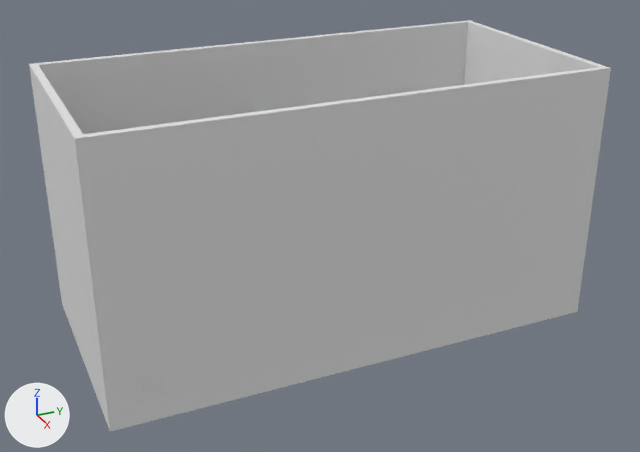
An edit to the Blender file src/pouch-tray.blend, drawn before and after from the same camera.
Rendered twice from a 50 mm lens placed at (201.4, -89.9, 126.2), pointed at (3.5, -0.9, 27.3). Arrows for +X, +Y and +Z are at lower left; the lights stay in place.
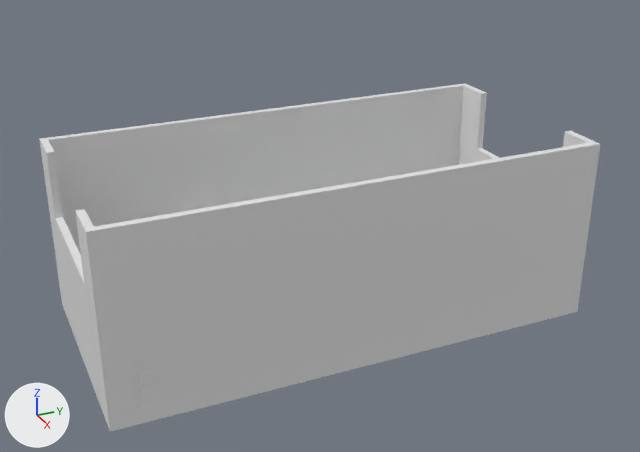
Boxes [x1, y1, x2, y2] around the edits, measured in the pictures (640 x 452 px):
'Cube.003', reshaped, moved, rescaled (15% shorter): before [29, 20, 611, 432]; after [39, 83, 600, 432]
part 1 of me_cube_023, added: after [39, 83, 468, 299]
part 2 of me_cube_023, added: after [458, 85, 595, 165]
part 3 of me_cube_023, added: after [41, 140, 107, 418]
part 4 of me_cube_023, deleted: before [37, 21, 468, 134]
part 5 of me_cube_023, built on: before [29, 20, 611, 284]; after [84, 142, 600, 235]

Edits to the bpy script that builds the scene:
```text
Change me_cube_023:
    used by ob_cube_003; location = (31.0, 0.0, 36.0); scale = (1.0, 64.0, 34.0)
    remove me_cube_023.from_pydata(...)  # 75 vertices, 54 faces; spans x -63.0..1.0, y -1.0..1.0, z -1.1..1.0
    add me_cube_023.from_pydata(...)  # 1237 vertices, 829 faces; spans x -1.0..1.0, y -1.0..1.0, z -1.0..49.0
    me_cube_023 part 1: a new loose piece, a box spanning x -1.0..-0.938, y -1.0..1.0, z 1.0..49.0
    me_cube_023 part 2: a new loose piece of 16 vertices spanning x -0.9..0.9, y 1.0, z 1.0..49.0
    me_cube_023 part 3: a new loose piece of 16 vertices spanning x -0.9..0.9, y -1.0, z 1.0..49.0
    me_cube_023 part 4: the loose piece of 8 vertices spanning x -63.0..-61.0, y -1.0..1.0, z -1.0..1.0 is deleted
    me_cube_023 part 5: 40 vertices removed from x -63.0..1.0, y -1.0..1.0, z -1.1..1.0; 398 vertices added at x 0.9..1.0, y -1.0..1.0, z 1.0..49.0
Change ob_cube_003:
    ob_cube_003.location: (31.0, 0.0, 36.0) -> (0.0, 0.0, 1.0)
    ob_cube_003.scale: (1.0, 64.0, 34.0) -> (32.0, 66.0, 1.0)
```
